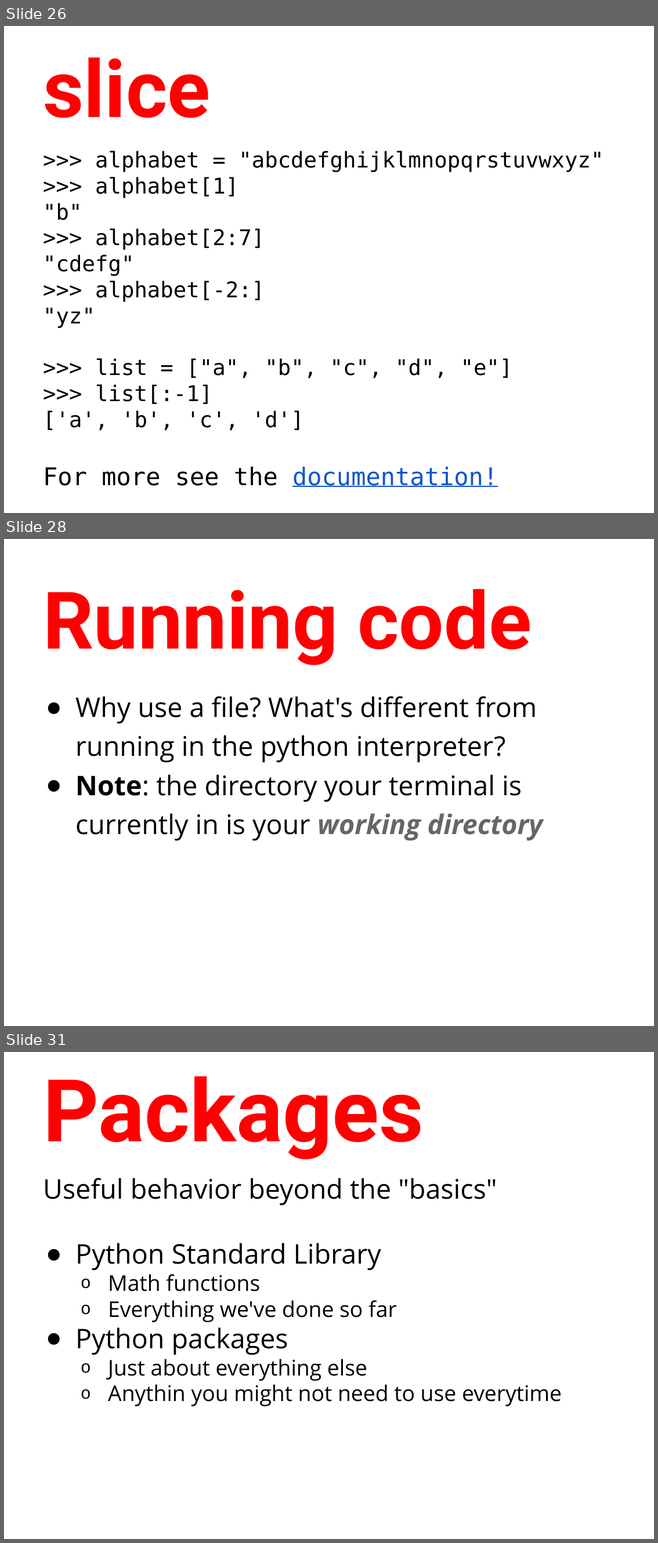
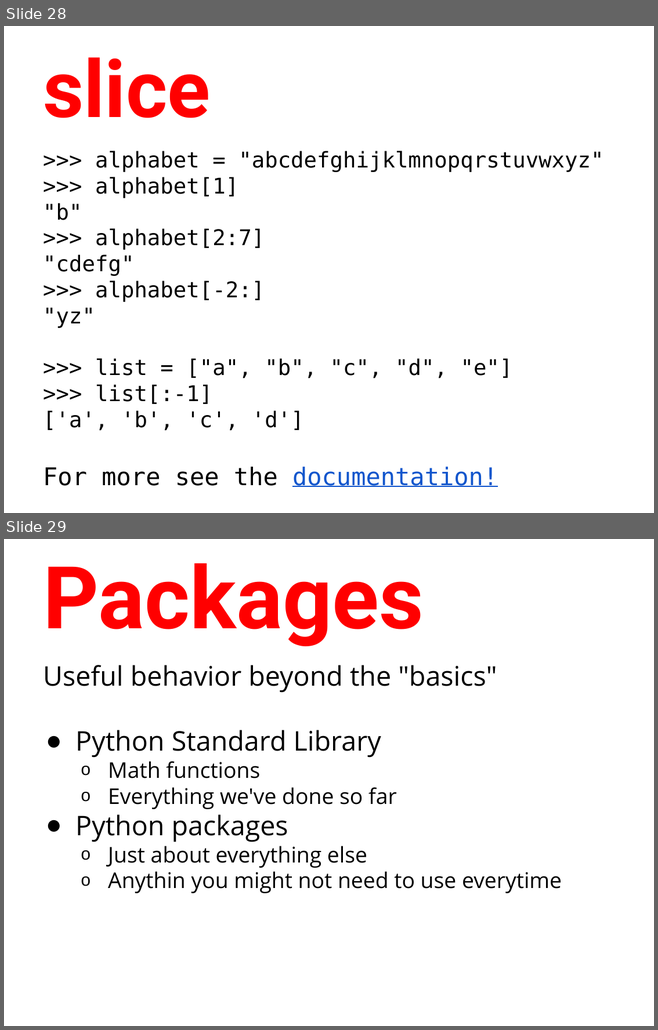
Before and after one commit to humanitiesprogramming/slides, a slide deck: 2018/python/Python Programming Concepts II.pptx. Shown one above the other, each under a label of ours: slides 26, 28 and 31 before the commit, slides 28 and 29 after it; the slides between them are not shown. The pictures are 658x1543 and 658x1030 pixels, drawn with LibreOffice and Linux fonts; fonts in the diff are those of the drawing. Boxes give left, top, right and bottom in pixels: in the first picture for what was removed or moved away, otherwise in the second. Text is boxed around its words. In the diff, an @@ line names an element or a change of style, - is before the commit and + after.

```diff
--- a/2018/python/Python Programming Concepts II.pptx
+++ b/2018/python/Python Programming Concepts II.pptx
@@ slide 28 removed at box(4, 539, 654, 1026), background #FFFFFF @@
@@ title removed at box(43, 589, 532, 665) @@
-Running code
@@ text removed at box(75, 696, 543, 841) @@
-● Why use a file? What's different from running in the python interpreter?
-● Note: the directory your terminal is currently in is your working directory
@@ what was slide 26 is now slide 28 @@
@@ what was slide 31 is now slide 29 @@
```
Also in this commit, not shown: 4 slides changed, 2 slides added, 3 other slides removed, 1 other file.
